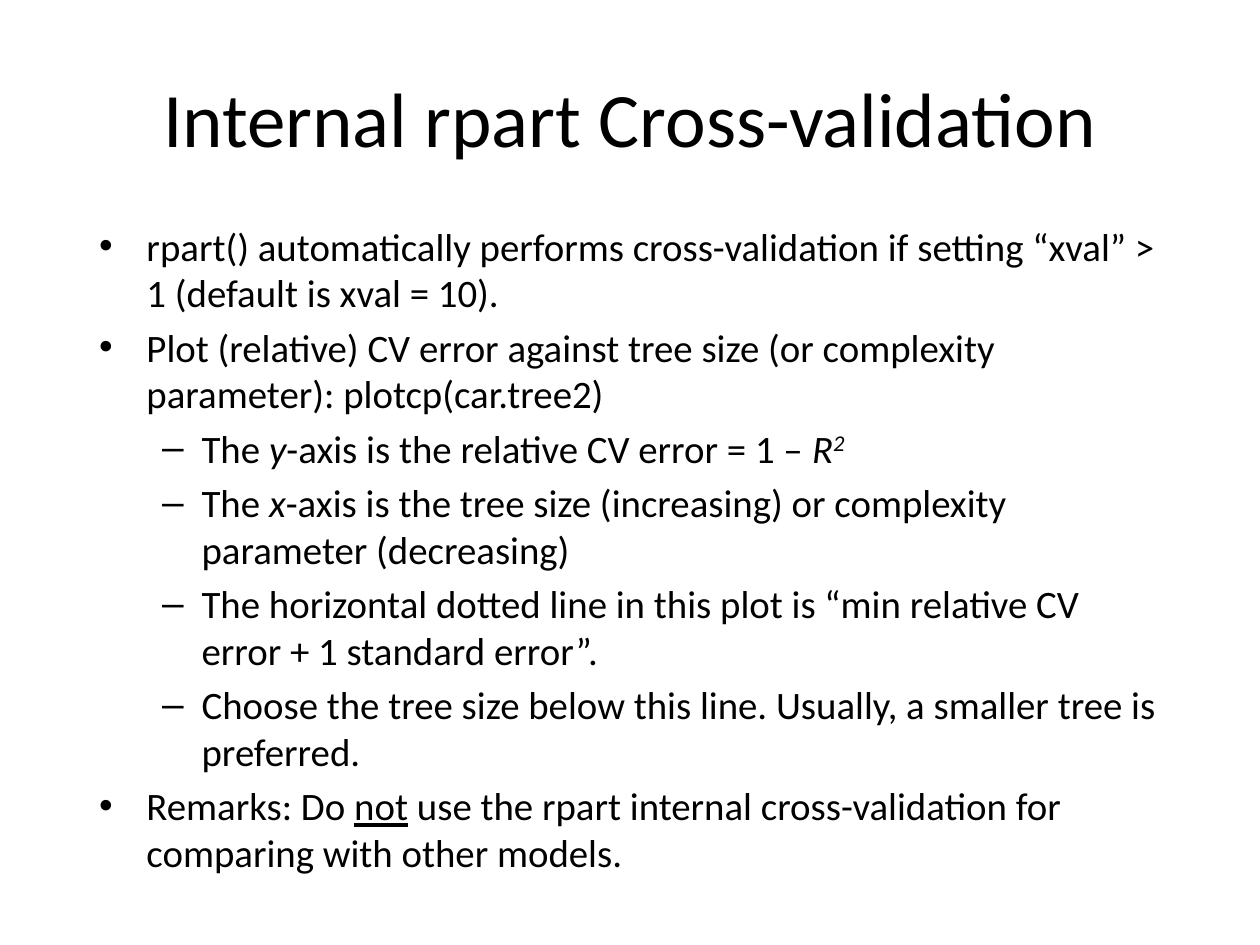
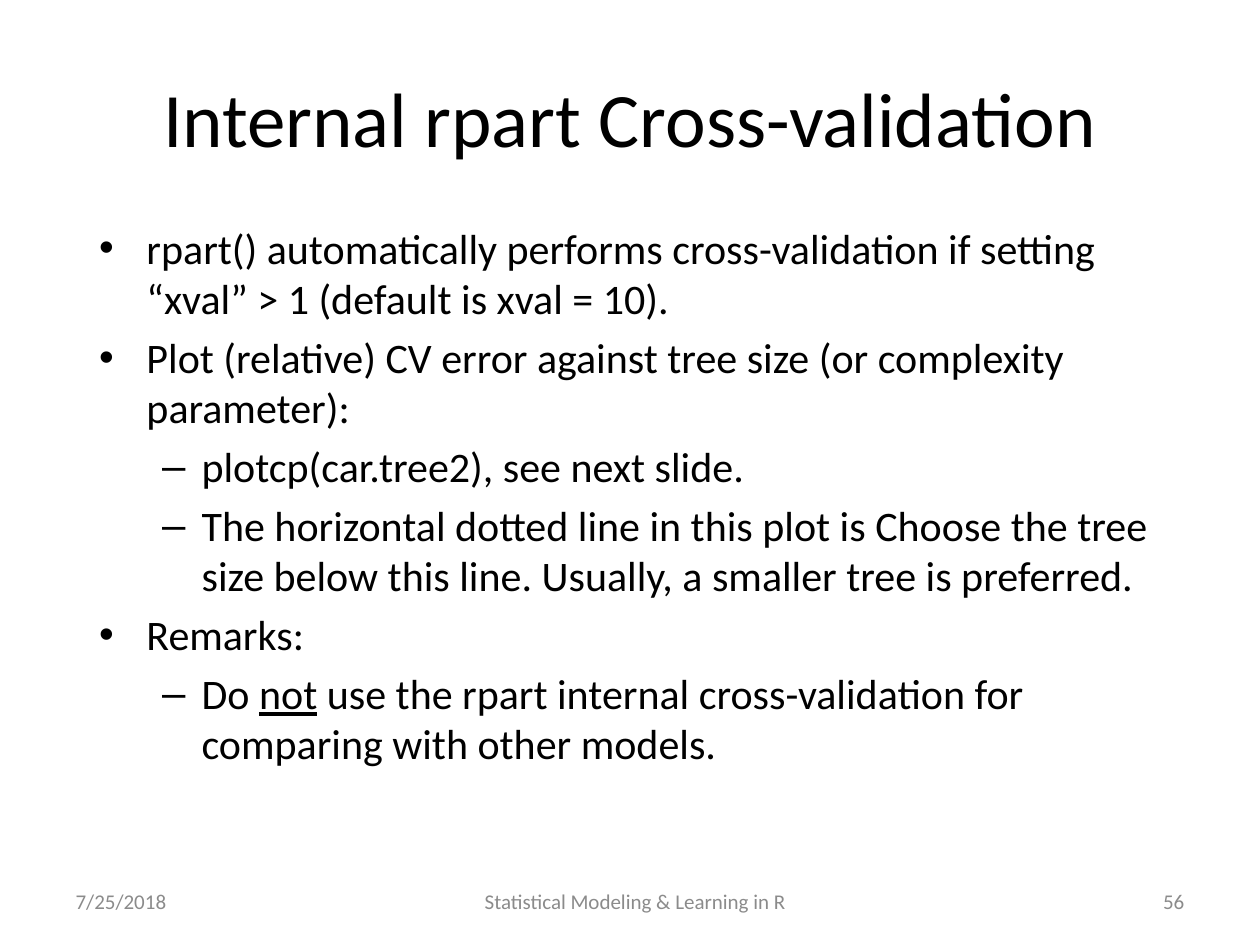
Before and after one commit to katherinesimeon/Statistical-Modeling-and-Learning-in-R, a slide deck: slide 56 of main.pptx (slide 46 before the commit). Drawn at 1260x945 pixels with LibreOffice and Linux fonts; fonts in the diff are those of the drawing. Boxes give left, top, right and bottom in pixels: in the first picture for what was removed or moved away, otherwise in the second. Text is boxed around its words. In the diff, an @@ line names an element or a change of style, - is before the commit and + after.

```diff
--- a/main.pptx
+++ b/main.pptx
@@ text at [146, 233, 1095, 320]: size 22.2 to 24 pt in "rpart() automatically performs cross-validation if setting “ ..." @@
@@ text at [146, 342, 1147, 767]: text changed; size 22.2 to 24 pt @@
-• Plot (relative) CV error against tree size (or complexity parameter): plotcp(car.tree2)
-  – The y-axis is the relative CV error = 1 – R2
-  – The x-axis is the tree size (increasing) or complexity parameter (decreasing)
-  – The horizontal dotted line in this plot is “min relative CV error + 1 standard error”.
-  – Choose the tree size below this line. Usually, a smaller tree is preferred.
-• Remarks: Do not use the rpart internal cross-validation for comparing with other models.
+• Plot (relative) CV error against tree size (or complexity parameter):
+  – plotcp(car.tree2), see next slide.
+  – The horizontal dotted line in this plot is Choose the tree size below this line. Usually, a smaller tree is preferred.
+• Remarks:
+  – Do not use the rpart internal cross-validation for comparing with other models.
@@ text added at [76, 894, 167, 910], 12 pt, text #8C8C8C @@
+7/25/2018
@@ text added at [485, 894, 785, 913], 12 pt, text #8C8C8C @@
+Statistical Modeling & Learning in R
@@ page number added at [1163, 895, 1184, 909], 12 pt, text #8C8C8C @@
+56
```
Also in this commit, not shown: 66 other slides changed, 12 slides added, 1 other file.
